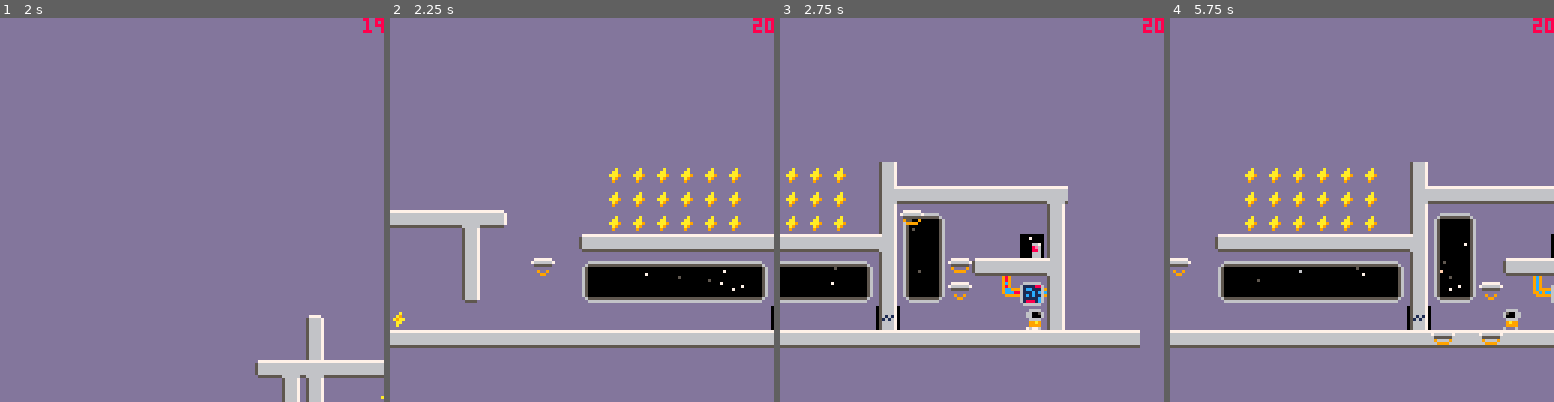
Above: before the commit, frames 1-4 (left to right).
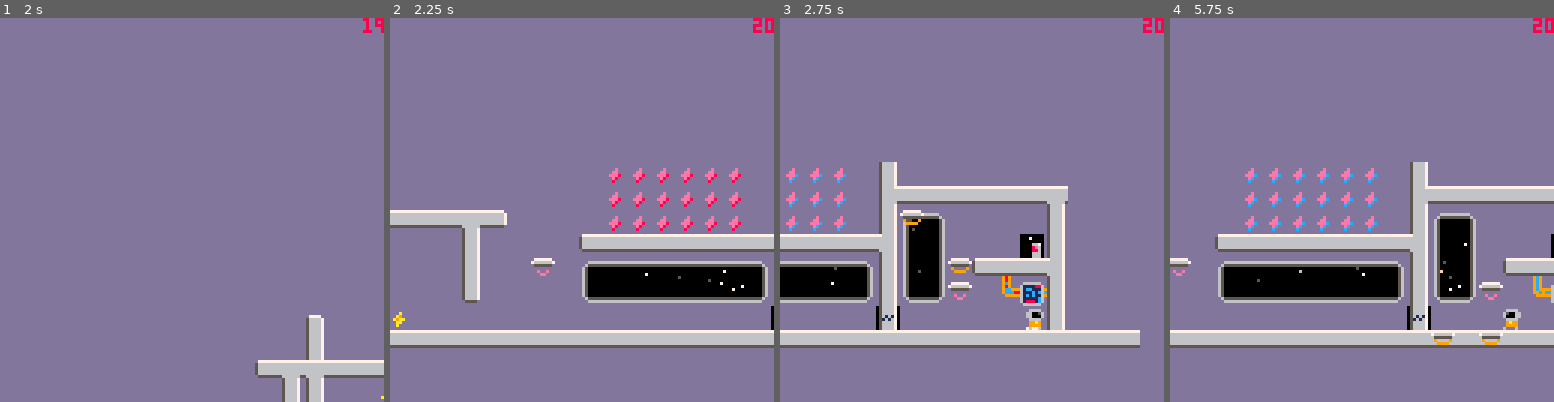
Above: after the commit, the same moments.

Repository: jgradim/gameoff-2020
Game: PICO-8 cartridge moonshot.p8
Two runs of this game, one before a commit and one after it. Both use one fixed random seed, a clock stepped at 60 frames per second and the inputs below.
Inputs:
- Up to frame 1 (2 s): tap X (X key) at 0.33, 1.07, 1.85 s; tap O (Z key) at 0.7, 1.7 s; hold Right from 1.6 s (still down)
- Up to frame 2 (2.25 s): release Right at 2.1 s; tap O (Z key) at 2.1 s; hold Up from 2.15 s (still down)
- Up to frame 3 (2.75 s): release Up at 2.42 s; hold Right from 2.47 s (still down); tap O (Z key) at 2.5 s
- Up to frame 4 (5.75 s): tap O (Z key) every 0.4 s from 2.9 to 5.7 s; tap X (X key) at 2.97, 4.08, 5.2 s; release Right at 3.03 s; hold Left 3.08-3.58 s; hold Down 3.63-3.97 s; hold Right 4.02-4.68 s; hold Up 4.73-5.03 s; hold Left 5.08-5.68 s; hold Down from 5.73 s (still down)

Frame 1 is identical in both runs. In frame 2, 1.1% of the frame differs, in the area x 38-92%, y 39-68%; in frame 3, 0.6%; in frame 4, 1.1%, in the area x 0-86%, y 39-74%.

Commit message:
Set sprite flags correctly, make placeholder sprites distinguishable

Diff:
--- a/moonshot.p8
+++ b/moonshot.p8
@@ -1471,11 +1471,11 @@
 __gfx__
 000000000000000000000000006666000000000000000000000000000000000000000000000000000000000000000000d777777dddddddddddddddddd566667d
 00000000006666000066660006611c60006666000066660000000000000000000000000000000000000000000000000076666667ddddddddddddddddd566667d
-0070070006611c6006611c600661116006611c6006611c60000000000000000000000000000000000000000000000000d555555dddddadddddddddddd566667d
-000770000661116006611160006666000661116006611160000000000000000000000000000000000000000000000000dddddddddddaaddddddd667dd561617d
-0007700000666600006666000088a8000066660077666600000000000000000000000000000000000000000000000000dd9dd9ddddaaa9dddddd8e6dd516167d
-007007000088a8000088a800008888000088a8007788a800000000000000000000000000000000000000000000000000ddd99dddddda9ddddddd886dd566667d
-00000000008888000088880006000060068888000a888800000000000000000000000000000000000000000000000000ddddddddddd9dddddddd666dd566667d
+0070070006611c6006611c600661116006611c6006611c60000000000000000000000000000000000000000000000000d555555dddddedddddddddddd566667d
+000770000661116006611160006666000661116006611160000000000000000000000000000000000000000000000000dddddddddddeeddddddd667dd561617d
+0007700000666600006666000088a8000066660077666600000000000000000000000000000000000000000000000000ddeddeddddeee2ddddddef6dd516167d
+007007000088a8000088a800008888000088a8007788a800000000000000000000000000000000000000000000000000dddeedddddde2dddddddee6dd566667d
+00000000008888000088880006000060068888000a888800000000000000000000000000000000000000000000000000ddddddddddd2dddddddd666dd566667d
 000000000060060000600060000000000000060090600600000000000000000000000000000000000000000000000000dddddddddddddddddddd666dd566667d
 00000000000000000000000000000000000000000000000000000000000000000000000000000000000000000000000000000000000000000000000000000000
 00000000000000000000000000000000000000000000000000000000000000000000000000000000000000000000000000000000000000000000000000000000
@@ -1704,7 +1704,7 @@
 
 
 __gff__
-0000000000000000000000000000000000000001010101000000000000000000000000000000000000000000000000000000000000000000000000000000000000010100000002000101000000000000010101000000000001010000000000000101010000000000000000000000000001010000000000000000000000000000
+0000000000000000000000000000010001010101010101000000000000000000010101010000000000000000000000000101010100000000000000000000000000010100000002010101000000000000010101000000000101010000000000000101010000000000000000000000000001010000000000000000000000000000
 0000000000000000000000000000000000000000000000000000000000000000000000000000000000000000000000000000000000000000000000000000000000000000000000000000000000000000000000000000000000000000000000000000000000000000000000000000000000000000000000000000000000000000
 __map__
 4040404040404040404040404040404040404040404040404040404040404040404040404040404040404040404040404040404040404040404040404040404040404040404040404040404040404040404040404040404040404040404040404040404040404040404040404040404040404040404040404040404040404040
